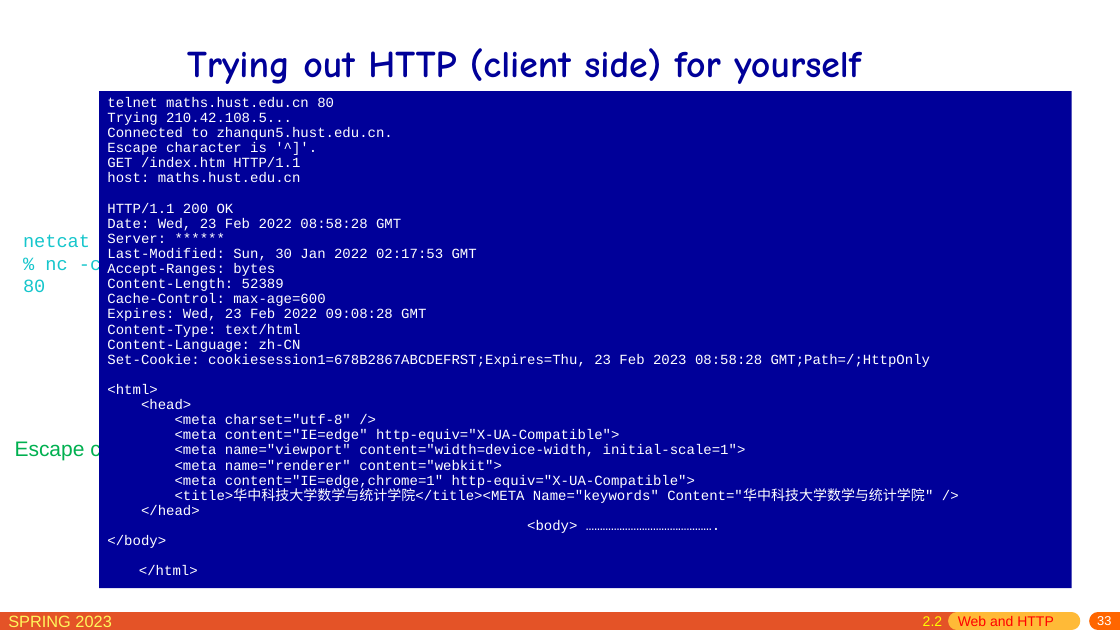
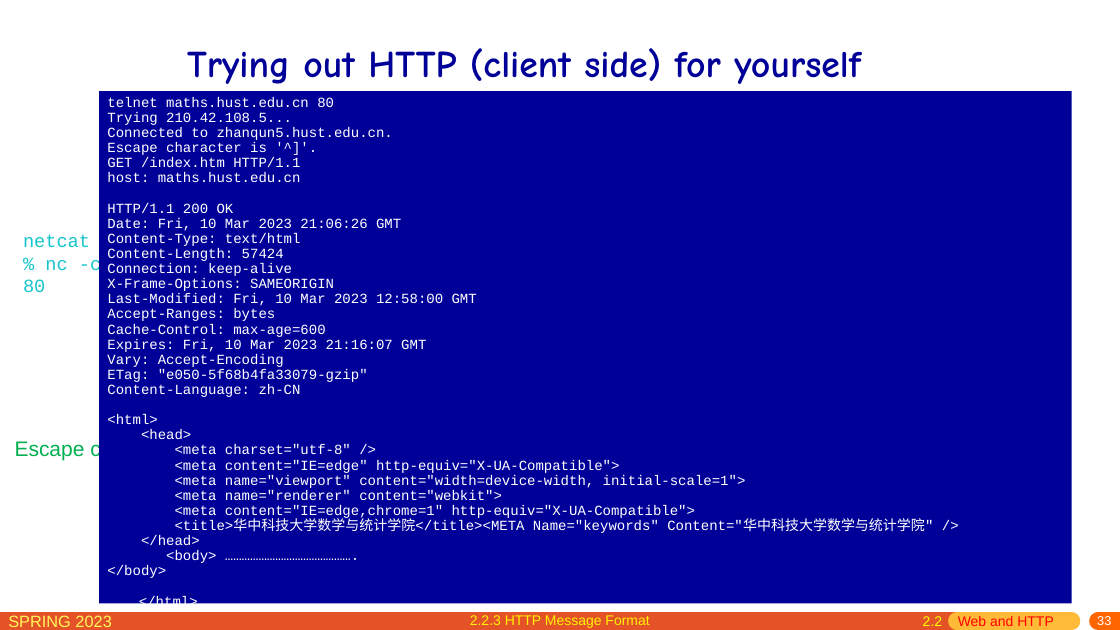
Before and after one commit to network-whu/slides, a slide deck: slide 33 of pptx/chapter2.pptx. Drawn at 1120x630 pixels with LibreOffice and Linux fonts; fonts in the diff are those of the drawing. Boxes give left, top, right and bottom in pixels: in the first picture for what was removed or moved away, otherwise in the second. Text is boxed around its words. In the diff, an @@ line names an element or a change of style, - is before the commit and + after.

```diff
--- a/pptx/chapter2.pptx
+++ b/pptx/chapter2.pptx
@@ rectangle "telnet maths.hust.edu.cn 80": place and size @@
-rectangle "telnet maths.hust.edu.cn 80" at [99, 91, 1072, 588]
+rectangle "telnet maths.hust.edu.cn 80" at [99, 91, 1072, 603]
@@ text in rectangle at [107, 218, 477, 306]: text changed @@
-Date: Wed, 23 Feb 2022 08:58:28 GMT
-Server: ******
-Last-Modified: Sun, 30 Jan 2022 02:17:53 GMT
+Date: Fri, 10 Mar 2023 21:06:26 GMT
+Content-Type: text/html
+Content-Length: 57424
+Connection: keep-alive
+X-Frame-Options: SAMEORIGIN
+Last-Modified: Fri, 10 Mar 2023 12:58:00 GMT
@@ text in rectangle at [107, 278, 284, 291]: paragraph removed @@
-Content-Length: 52389
@@ text in rectangle at [107, 339, 426, 382]: text changed @@
-Expires: Wed, 23 Feb 2022 09:08:28 GMT
-Content-Type: text/html
+Expires: Fri, 10 Mar 2023 21:16:07 GMT
+Vary: Accept-Encoding
+ETag: "e050-5f68b4fa33079-gzip"
@@ text in rectangle at [107, 354, 930, 367]: paragraph removed @@
-Set-Cookie: cookiesession1=678B2867ABCDEFRST;Expires=Thu, 23 Feb 2023 08:58:28 GMT;Path=/;HttpOnly
@@ text added at [470, 615, 649, 628], 12 pt, text #FFF105 @@
+2.2.3 HTTP Message Format
```
Also in this commit, not shown: 28 other slides changed.
